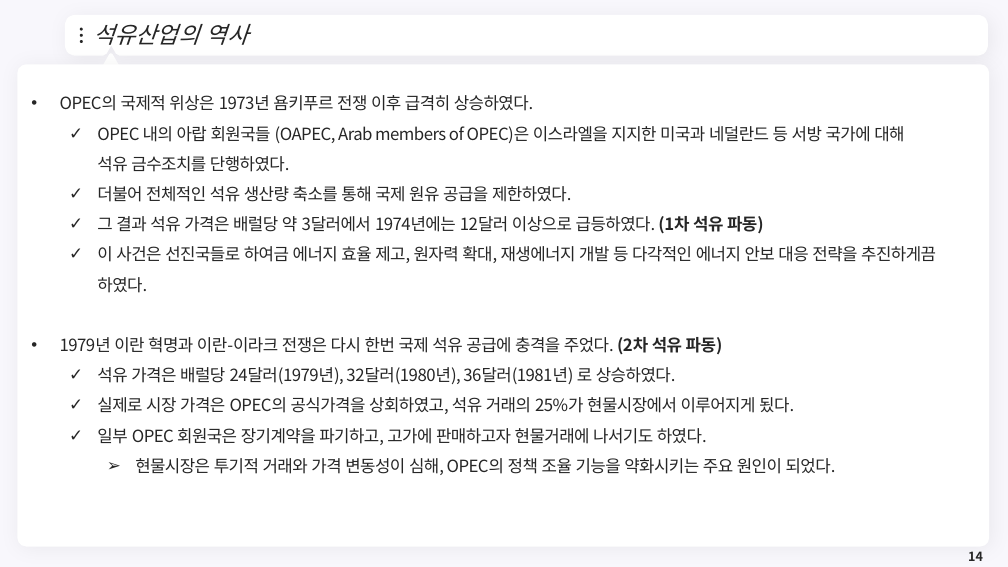
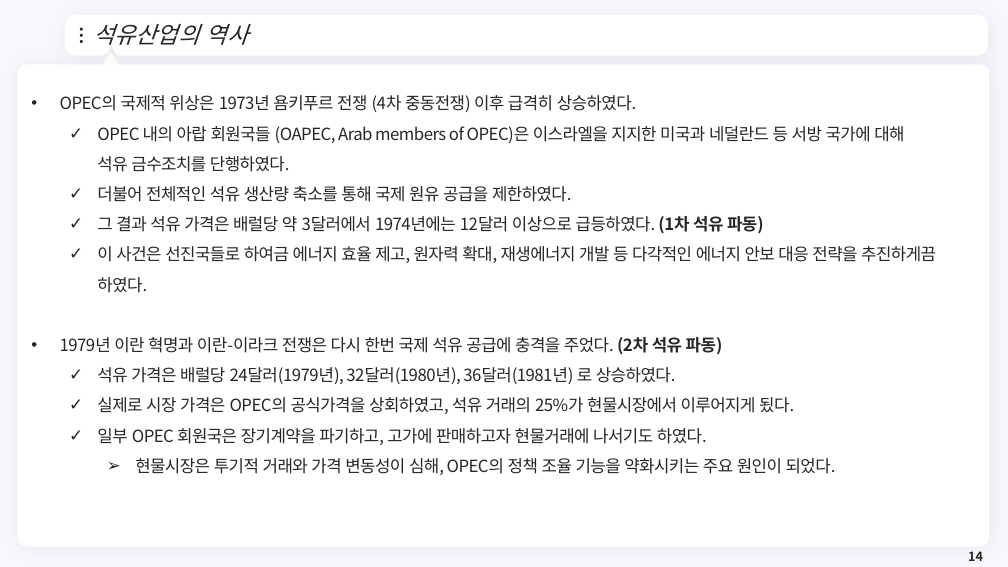
Before and after one commit to meandthey/Teaching, a slide deck: slide 14 of 에너지경제학/자원에너지경제학_Chapter_3 (석유).pptx. Drawn at 1008x567 pixels with LibreOffice and Linux fonts; fonts in the diff are those of the drawing; background and template pictures are left out. Boxes give left, top, right and bottom in pixels: in the first picture for what was removed or moved away, otherwise in the second. Text is boxed around its words. In the diff, an @@ line names an element or a change of style, - is before the commit and + after.

```diff
--- a/에너지경제학/자원에너지경제학_Chapter_3 (석유).pptx
+++ b/에너지경제학/자원에너지경제학_Chapter_3 (석유).pptx
@@ text at bbox=[60, 95, 637, 112]: text changed @@
-• OPEC의 국제적 위상은 1973년 욤키푸르 전쟁 이후 급격히 상승하였다.
+• OPEC의 국제적 위상은 1973년 욤키푸르 전쟁 (4차 중동전쟁) 이후 급격히 상승하였다.
```
Also in this commit, not shown: 7 other slides changed, 14 other files.
